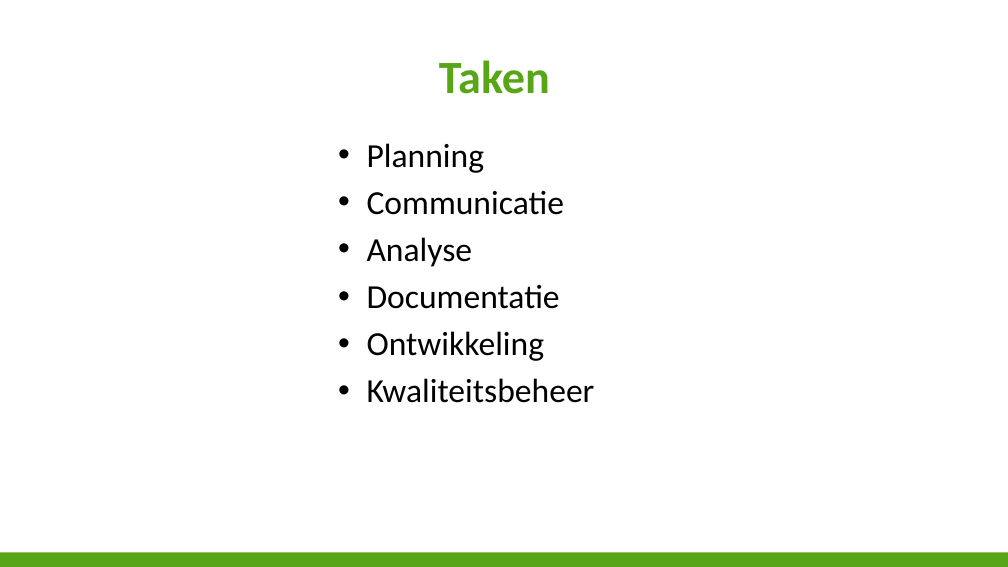
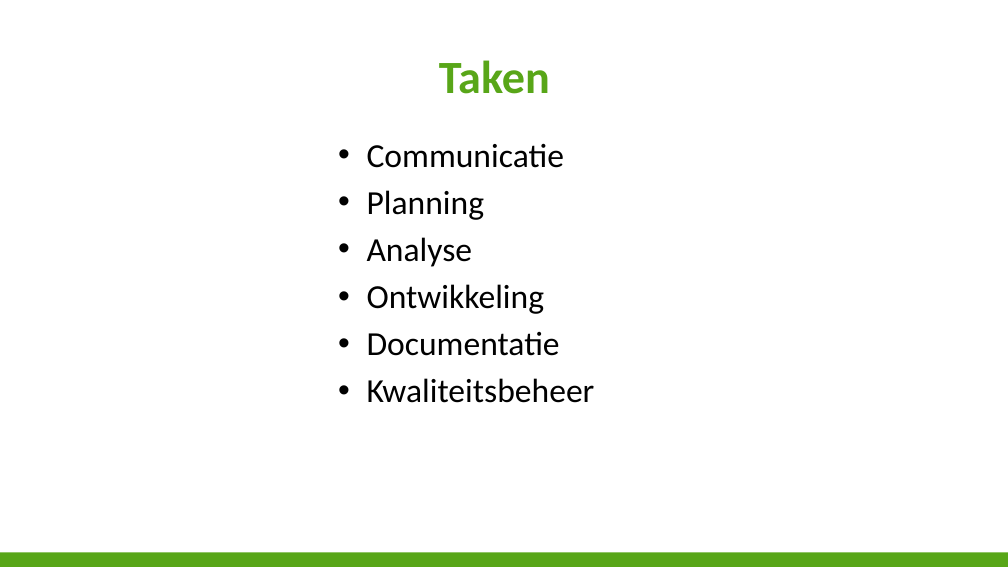
Before and after one commit to niekvandael/iTalent, a slide deck: slide 3 of italent/documents/Presentatie/Presentatie.pptx. Drawn at 1008x567 pixels with LibreOffice and Linux fonts; fonts in the diff are those of the drawing; background and template pictures are left out. Boxes give left, top, right and bottom in pixels: in the first picture for what was removed or moved away, otherwise in the second. Text is boxed around its words. In the diff, an @@ line names an element or a change of style, - is before the commit and + after.

```diff
--- a/italent/documents/Presentatie/Presentatie.pptx
+++ b/italent/documents/Presentatie/Presentatie.pptx
@@ text at (367,143,564,168): paragraph added @@
+• Communicatie
@@ text at (367,190,564,215): paragraph removed @@
-• Communicatie
@@ text at (367,284,545,314): paragraph added @@
+• Ontwikkeling
@@ text at (367,331,545,361): paragraph removed @@
-• Ontwikkeling
```
Also in this commit, not shown: 1 other slide changed, 3 other files.
